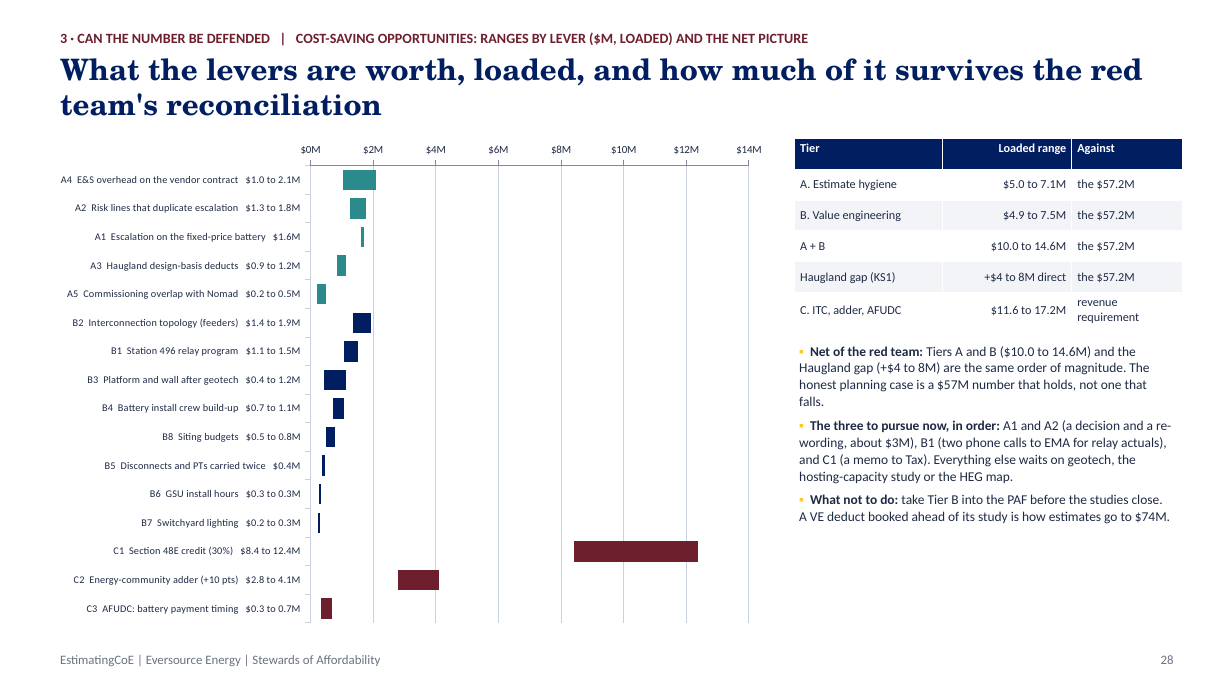
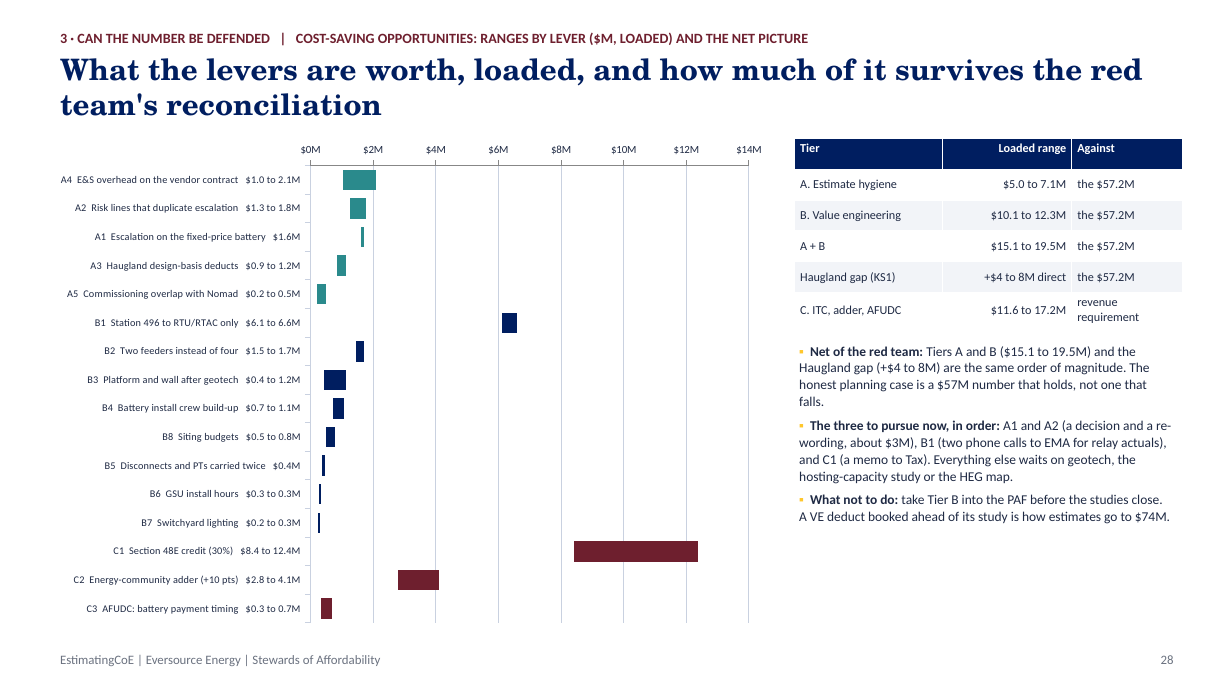
Before and after one commit to gbassaragh/BESS, a slide deck: slide 28 of Hyde Park BESS/6) Cost Analysis Deliverables/Hyde Park BESS - Cost Analysis Deck.pptx. Drawn at 1232x693 pixels with LibreOffice and Linux fonts; fonts in the diff are those of the drawing. Boxes give left, top, right and bottom in pixels: in the first picture for what was removed or moved away, otherwise in the second. Text is boxed around its words. In the diff, an @@ line names an element or a change of style, - is before the commit and + after.

```diff
--- a/Hyde Park BESS/6) Cost Analysis Deliverables/Hyde Park BESS - Cost Analysis Deck.pptx
+++ b/Hyde Park BESS/6) Cost Analysis Deliverables/Hyde Park BESS - Cost Analysis Deck.pptx
@@ bar stacked chart at [46,134,776,633] @@
-categories: A4  E&S overhead on the vendor contract   $1.0 to 2.1M, A2  Risk lines that duplicate escalation   $1.3 to 1.8M, A1  Escalation on the fixed-price battery   $1.6M, A3  Haugland design-basis deducts   $0.9 to 1.2M, A5  Commissioning overlap with Nomad   $0.2 to 0.5M, B2  Interconnection topology (feeders)   $1.4 to 1.9M, B1  Station 496 relay program   $1.1 to 1.5M, B3  Platform and wall after geotech   $0.4 to 1.2M, B4  Battery install crew build-up   $0.7 to 1.1M, B8  Siting budgets   $0.5 to 0.8M, B5  Disconnects and PTs carried twice   $0.4M, B6  GSU install hours   $0.3 to 0.3M, B7  Switchyard lighting   $0.2 to 0.3M, C1  Section 48E credit (30%)   $8.4 to 12.4M, C2  Energy-community adder (+10 pts)   $2.8 to 4.1M, C3  AFUDC: battery payment timing   $0.3 to 0.7M
+categories: A4  E&S overhead on the vendor contract   $1.0 to 2.1M, A2  Risk lines that duplicate escalation   $1.3 to 1.8M, A1  Escalation on the fixed-price battery   $1.6M, A3  Haugland design-basis deducts   $0.9 to 1.2M, A5  Commissioning overlap with Nomad   $0.2 to 0.5M, B1  Station 496 to RTU/RTAC only   $6.1 to 6.6M, B2  Two feeders instead of four   $1.5 to 1.7M, B3  Platform and wall after geotech   $0.4 to 1.2M, B4  Battery install crew build-up   $0.7 to 1.1M, B8  Siting budgets   $0.5 to 0.8M, B5  Disconnects and PTs carried twice   $0.4M, B6  GSU install hours   $0.3 to 0.3M, B7  Switchyard lighting   $0.2 to 0.3M, C1  Section 48E credit (30%)   $8.4 to 12.4M, C2  Energy-community adder (+10 pts)   $2.8 to 4.1M, C3  AFUDC: battery payment timing   $0.3 to 0.7M
-Series 1: 1.1, 1.3, 1.6, 0.9, 0.2, 1.4, 1.1, 0.4, 0.7, 0.5, 0.4, 0.3, 0.2, 8.4, 2.8, 0.3
+Series 1: 1.1, 1.3, 1.6, 0.9, 0.2, 6.1, 1.4, 0.4, 0.7, 0.5, 0.4, 0.3, 0.2, 8.4, 2.8, 0.3
-Series 2: 1.1, 0.5, 0.1, 0.3, 0.3, 0.6, 0.5, 0.7, 0.4, 0.3, 0.1, 0.1, 0.1, 3.9, 1.3, 0.3
+Series 2: 1.1, 0.5, 0.1, 0.3, 0.3, 0.5, 0.2, 0.7, 0.4, 0.3, 0.1, 0.1, 0.1, 3.9, 1.3, 0.3
@@ table at [795,139,1183,327] @@
-row 3, column 2: $4.9 to 7.5M
+row 3, column 2: $10.1 to 12.3M
-row 4, column 2: $10.0 to 14.6M
+row 4, column 2: $15.1 to 19.5M
@@ text at [799,346,1149,406]: text changed @@
-▪ Net of the red team: Tiers A and B ($10.0 to 14.6M) and the Haugland gap (+$4 to 8M) are the same order of magnitude. The honest planning case is a $57M number that holds, not one that falls.
+▪ Net of the red team: Tiers A and B ($15.1 to 19.5M) and the Haugland gap (+$4 to 8M) are the same order of magnitude. The honest planning case is a $57M number that holds, not one that falls.
```
Also in this commit, not shown: 9 other slides changed, 23 other files.
